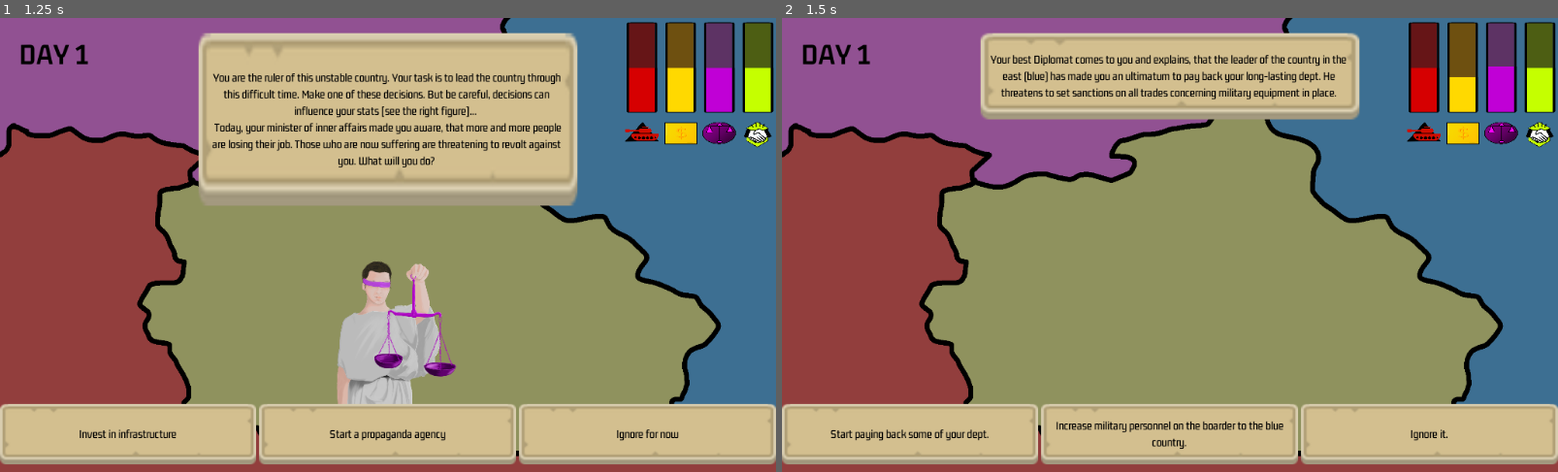
Above: before the commit, frames 1-2 (left to right).
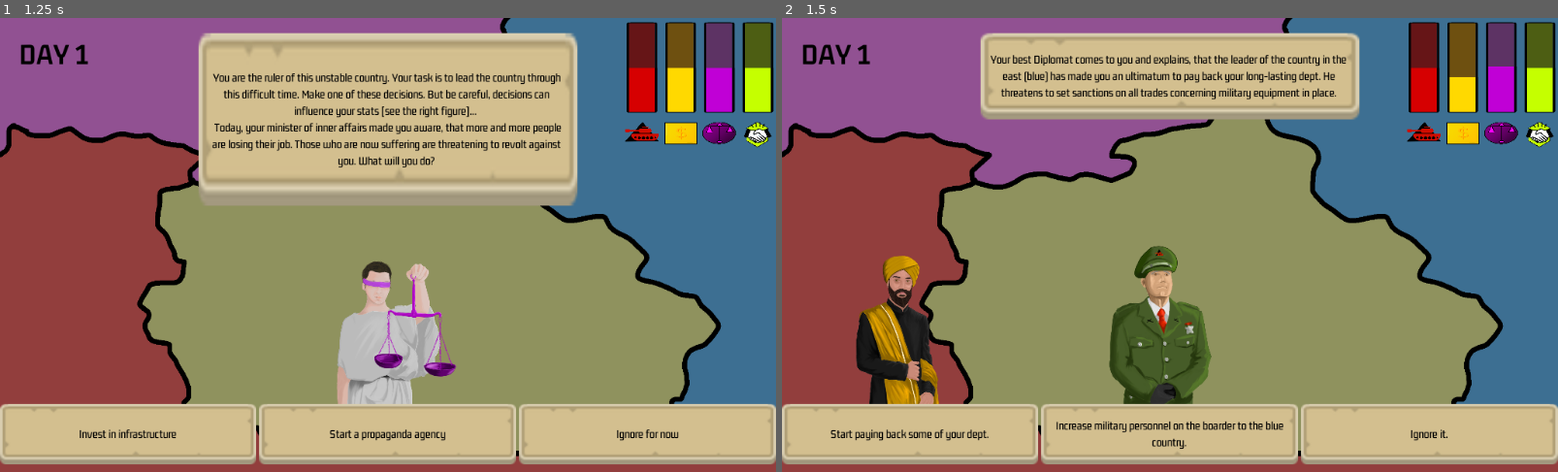
Above: after the commit, the same moments.

Repository: dsg-jam/LD49
Game: Godot game, scene res://scenes/overview.tscn
The game is run twice, just before and just after one commit, with the same random seed, the same clock (stepped at 60 frames per second) and the same inputs.
Inputs (mouse positions are in pixels of both pictures, inside the frame that each line leads up to):
- Up to frame 1 (1.25 s): tap Enter at 0.5 s
- Up to frame 2 (1.5 s): click (913, 435) at 1.27 s

Frame 1 is identical in both runs. In frame 2, 5.4% of the frame differs, in the area x 9-56%, y 50-86%.

Commit message:
Add Financier into game

Diff:
--- a/scripts/db/decisions.gd
+++ b/scripts/db/decisions.gd
@@ -28,12 +28,14 @@
 	"prompt": "Your best Diplomat comes to you and explains, that the leader of the country in the east (blue) has made you an ultimatum to pay back your long-lasting dept. He threatens to set sanctions on all trades concerning military equipment in place.",
 	"options": [{
 		"text": "Start paying back some of your dept.",
+		"character": "financier",
 		"consequences": {
 			"diplomacy": 5,
 			"money": -30,
 		},
 	}, {
 		"text": "Increase military personnel on the boarder to the blue country.",
+		"character": "general",
 		"consequences": {
 			"diplomacy": -20,
 			"money": -5,
@@ -90,6 +92,7 @@
 	}],
 	"options": [{
 		"text": "take it",
+		"character": "financier",
 		"consequences": {
 			"money": 5,
 			"stability": 5,
@@ -111,6 +114,7 @@
 	}],
 	"options": [{
 		"text": "Rebuild your army",
+		"character": "general",
 		"consequences": {
 			"military": 20,
 			"money": -35,
--- a/ui/option.tscn
+++ b/ui/option.tscn
@@ -1,10 +1,11 @@
-[gd_scene load_steps=6 format=2]
+[gd_scene load_steps=7 format=2]
 
 [ext_resource path="res://scripts/ui/option.gd" type="Script" id=1]
 [ext_resource path="res://assets/ui/buttonLong_beige.png" type="Texture" id=2]
 [ext_resource path="res://assets/ui/buttonLong_beige_pressed.png" type="Texture" id=3]
 [ext_resource path="res://assets/character/general.png" type="Texture" id=4]
 [ext_resource path="res://assets/character/home_secretary.png" type="Texture" id=5]
+[ext_resource path="res://assets/character/financier.png" type="Texture" id=6]
 
 [node name="Option" type="Control"]
 anchor_right = 1.0
@@ -17,6 +18,7 @@
 "_edit_use_anchors_": false
 }
 character_portraits = {
+"financier": ExtResource( 6 ),
 "general": ExtResource( 4 ),
 "home_secretary": ExtResource( 5 )
 }
